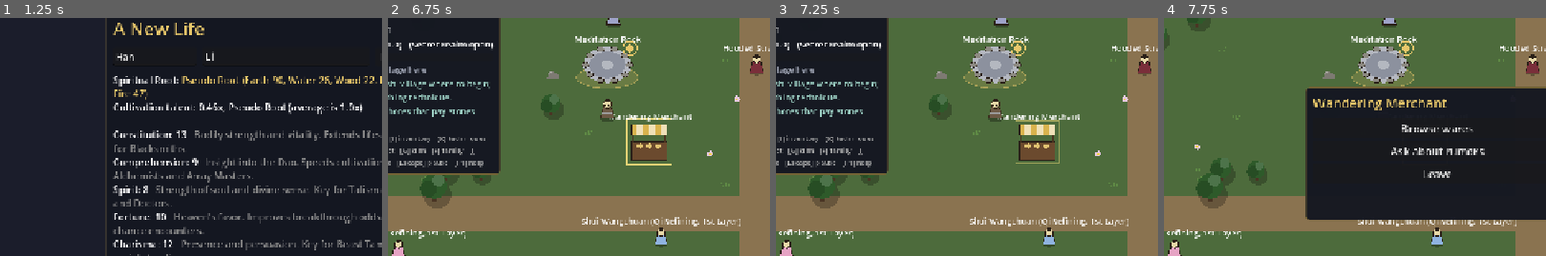
Above: before the commit, frames 1-4 (left to right).
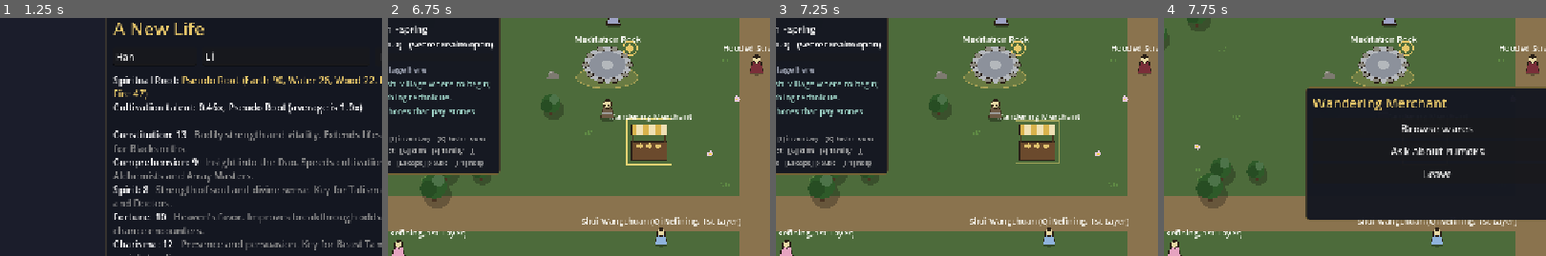
Above: after the commit, the same moments.

Repository: samridghimire/cultivation-game
Game: Godot game, scene res://src/ui/main_menu.tscn
Same seed, same stepped clock (60 frames per second), same inputs: the game is played once before the commit and once after it.
Inputs (mouse positions are % of the whole screen's width and height, from its top left):
- Up to frame 1 (1.25 s): click "New Game" at 0.5 s
- Up to frame 2 (6.75 s): click "Begin" at 1.25 s; click "Reach for it." at 2 s; click "Protect those who cannot prot…" at 2.75 s; click "What are you?" at 3.5 s; click "Why me?" at 4.25 s; click "What are you?" at 5 s; click "..." at 5.75 s; click "Set out." at 6.5 s
- Up to frame 3 (7.25 s): no input
- Up to frame 4 (7.75 s): tap Enter at 7.25 s; move the mouse to (72, 45) at 7.27 s; hold D (move_right) from 7.28 s (still down); hold E (interact) from 7.28 s (still down); click (72, 45) at 7.42 s
The pictures show only the part of the screen within x 14-64%, y 21-71%; the shares and areas given below are measured in that part.

Frame 1 is identical in both runs. In frame 2, 0.2% of the frame differs, in the area x 2-11%, y 3-8%; in frame 3, 0.2%; in frame 4, less than 0.1%.

Commit message:
[WU-056] Seasons you can see
Calendar.season_of/season_tint, CanvasModulate season tint in the world (tweens on season change), season shown after the date in the HUD.

Follow-ups: screenshot check of tints not done.

Co-Authored-By: Claude Sonnet 5.5 <noreply@anthropic.com>
Claude-Session: https://claude.ai/code/session_01CJ22XzE4JMM27m3wBRHv3D

Diff:
--- a/src/core/calendar.gd
+++ b/src/core/calendar.gd
@@ -22,6 +22,31 @@
 	return total_days % DAYS_PER_MONTH + 1
 
 
+static func season_of(total_days: int) -> String:
+	var month := month_of(total_days)
+	if month <= 3:
+		return "Spring"
+	if month <= 6:
+		return "Summer"
+	if month <= 9:
+		return "Autumn"
+	return "Winter"
+
+
+## Subtle world tint multiplier for a season (close to white).
+static func season_tint(season: String) -> Color:
+	match season:
+		"Spring":
+			return Color(1.0, 1.0, 0.98)
+		"Summer":
+			return Color(1.0, 0.98, 0.92)
+		"Autumn":
+			return Color(1.0, 0.93, 0.85)
+		"Winter":
+			return Color(0.88, 0.92, 1.0)
+	return Color.WHITE
+
+
 static func format_date(total_days: int) -> String:
 	return "Year %d, Month %d, Day %d" % [year_of(total_days), month_of(total_days), day_of(total_days)]
 
--- a/src/ui/hud.gd
+++ b/src/ui/hud.gd
@@ -391,7 +391,7 @@
 		"Alignment: %s (%d)" % [Alignment.tier_name(p.alignment, data), p.alignment],
 		Sects.describe(p, data),
 		"Spirit Stones: %d" % p.item_count("spirit_stone"),
-		GameClock.date_string(),
+		"%s · %s" % [GameClock.date_string(), Calendar.season_of(GameClock.total_days)],
 	]))
 	var density := GameState.region_qi_density()
 	_status.text += "\n%s   (Qi x%s)" % [Exploration.region_name(data, GameState.current_region), String.num(density, 2)]
--- a/src/world/world.gd
+++ b/src/world/world.gd
@@ -32,6 +32,9 @@
 var _region: Dictionary = {}
 ## Scenery.place() output, drawn under everything else.
 var _decor: Array[Dictionary] = []
+## Seasonal tint (CanvasModulate only affects this canvas, not the HUD CanvasLayer).
+var _season_tint: CanvasModulate
+var _season := ""
 
 @onready var player: Player = $Player
 
@@ -44,6 +47,7 @@
 	var map: Dictionary = _region.get("map", {})
 	map_size = _vec(map.get("size", [map_size.x, map_size.y]))
 	player.position = _vec(_region.get("spawn", [map_size.x / 2.0, map_size.y / 2.0]))
+	_build_season_tint()
 	_build_decor()
 	_build_places()
 	_place_at_spawn_anchor()
@@ -55,7 +59,26 @@
 	get_tree().auto_accept_quit = false
 
 
+func _build_season_tint() -> void:
+	_season_tint = CanvasModulate.new()
+	_season = Calendar.season_of(GameClock.total_days)
+	_season_tint.color = Calendar.season_tint(_season)
+	add_child(_season_tint)
+	GameClock.days_advanced.connect(_on_days_advanced)
+
+
+func _on_days_advanced(_days: int) -> void:
+	var season := Calendar.season_of(GameClock.total_days)
+	if season == _season:
+		return
+	_season = season
+	var tween := create_tween()
+	tween.tween_property(_season_tint, "color", Calendar.season_tint(season), 0.6)
+
+
 func _exit_tree() -> void:
+	if GameClock.days_advanced.is_connected(_on_days_advanced):
+		GameClock.days_advanced.disconnect(_on_days_advanced)
 	if is_inside_tree():
 		get_tree().auto_accept_quit = true
 
--- /dev/null
+++ b/tests/unit/test_seasons.gd
@@ -0,0 +1,35 @@
+extends TestCase
+## WU-056: seasons derive from the calendar month and tint the world.
+
+
+func test_season_of_months() -> void:
+	assert_eq(Calendar.season_of(0), "Spring")
+	assert_eq(Calendar.season_of(3 * 30), "Summer")
+	assert_eq(Calendar.season_of(6 * 30), "Autumn")
+	assert_eq(Calendar.season_of(11 * 30), "Winter")
+	assert_eq(Calendar.season_of(359), "Winter")
+	assert_eq(Calendar.season_of(360), "Spring")
+
+
+func test_tints_differ() -> void:
+	var seen := {}
+	for s in ["Spring", "Summer", "Autumn", "Winter"]:
+		seen[Calendar.season_tint(s)] = true
+	assert_eq(seen.size(), 4)
+
+
+func test_world_tint_follows_season() -> void:
+	var root := (Engine.get_main_loop() as SceneTree).root
+	var gs := root.get_node("GameState")
+	var clock := root.get_node("GameClock")
+	gs.start_session(CharacterFactory.create("Lin Feng", gs.data, seeded_rng(), "male"))
+	var world: Node = load("res://src/world/world.tscn").instantiate()
+	root.add_child(world)
+	assert_eq(world._season_tint.color, Calendar.season_tint("Spring"))
+	clock.advance(120)
+	# The tween is 0.6s; apply the end state directly to test the target.
+	assert_eq(world._season, "Summer")
+	await (Engine.get_main_loop() as SceneTree).create_timer(0.8).timeout
+	assert_eq(world._season_tint.color, Calendar.season_tint("Summer"))
+	world.free()
+	gs.end_session()
Not shown, added: tests/unit/test_seasons.gd.uid
